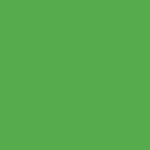
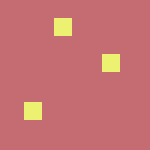
Before/after of a 150 × 150 layered artwork. What changed in the layer stack:
added layer "top" above "Layer Group" over (24, 18, 120, 120)
added group "Layer Group" with 2 layers above "vine" over (0, 0, 150, 150)
added layer "darken" (darken) in group "Layer Group" over (0, 0, 150, 150)
added layer "flower" in group "Layer Group" over (18, 12, 126, 126)
